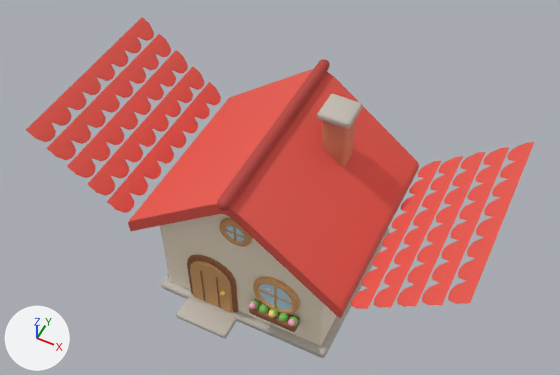
The glTF model game/assets/models/prop_house.glb, before and after one commit.
Both versions are drawn from a 50 mm camera at (3.89, -7.72, 11.7) aimed at (-0.01, 0.08, 1.95). The lights are fixed; the arrows at lower left show +X, +Y and +Z. The picture after the commit comes second. Vertices at exactly the same position are counted once.

Names of what the first picture shows: 'prop_house'.
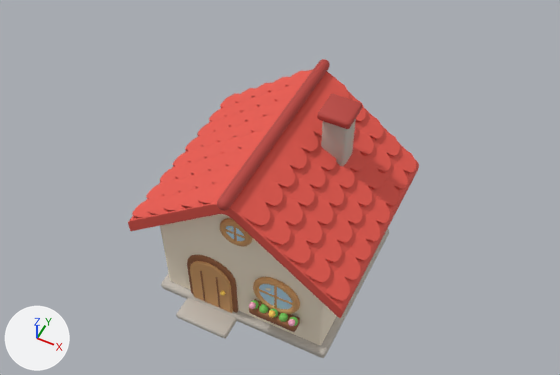
Changed parts and their boxes (x1, y1, x2, y2) in the pictures (560 x 375 px; the box of a moved part takes in the faces that stretch with it):
'prop_house', reshaped (43% narrower, 12% shorter): before (26, 17, 534, 358); after (128, 59, 419, 358)
part 1 of me_prop_house, moved or reshaped: before (107, 82, 221, 213); after (132, 94, 240, 218)
part 2 of me_prop_house, moved or reshaped: before (87, 66, 204, 196); after (148, 88, 257, 215)
part 3 of me_prop_house, moved or reshaped: before (67, 50, 188, 178); after (163, 83, 272, 211)
part 4 of me_prop_house, moved or reshaped: before (46, 34, 171, 160); after (180, 77, 290, 208)
part 5 of me_prop_house, moved or reshaped: before (26, 17, 154, 142); after (198, 71, 308, 205)
part 6 of me_prop_house, moved or reshaped: before (351, 161, 441, 309); after (325, 148, 416, 302)
part 7 of me_prop_house, moved or reshaped: before (373, 156, 463, 308); after (305, 131, 400, 283)
part 8 of me_prop_house, moved or reshaped: before (397, 152, 486, 307); after (284, 114, 383, 265)
part 9 of me_prop_house, moved or reshaped: before (422, 147, 509, 305); after (264, 97, 366, 246)
part 10 of me_prop_house, moved or reshaped: before (448, 142, 534, 304); after (242, 80, 349, 226)
part 11 of me_prop_house, recoloured (light grey to red): (317, 94, 362, 129) in both
part 12 of me_prop_house, recoloured: (321, 119, 356, 166) in both

Edits to the bpy script that builds the scene:
```text
Change me_prop_house:
    used by ob_prop_house; location = (0.0, 0.0, 0.0)
    remove me_prop_house.from_pydata(...)  # 4162 vertices, 7156 faces; spans x -3.59..3.59, y -1.93..1.8, z -0.01..3.69
    add me_prop_house.from_pydata(...)  # 4162 vertices, 7156 faces; spans x -1.9..1.9, y -1.93..1.8, z -0.01..3.69
    me_prop_house part 1: the loose piece of 147 vertices spanning x -2.27..-1.96, y -1.65..1.65, z 1.96..2.2 is multiplied about its middle by the matrix ((-3.959, 0.0, -3.802), (0.0, 1.0, 0.0), (0.0, 0.0, 1.0)), then moved by (0.41, 0.0, 0.0)
    me_prop_house part 2: the loose piece of 147 vertices spanning x -2.6..-2.29, y -1.65..1.65, z 2.22..2.46 is multiplied about its middle by the matrix ((-3.959, 0.0, -3.802), (0.0, 1.0, 0.0), (0.0, 0.0, 1.0)), then moved by (1.07, 0.0, 0.0)
    me_prop_house part 3: the loose piece of 147 vertices spanning x -2.93..-2.62, y -1.65..1.65, z 2.48..2.72 is multiplied about its middle by the matrix ((-3.959, 0.0, -3.802), (0.0, 1.0, 0.0), (0.0, 0.0, 1.0)), then moved by (1.74, 0.0, 0.0)
    me_prop_house part 4: the loose piece of 147 vertices spanning x -3.26..-2.95, y -1.65..1.65, z 2.74..2.97 is multiplied about its middle by the matrix ((-3.959, 0.0, -3.802), (0.0, 1.0, 0.0), (0.0, 0.0, 1.0)), then moved by (2.4, 0.0, 0.0)
    me_prop_house part 5: the loose piece of 147 vertices spanning x -3.59..-3.28, y -1.65..1.65, z 2.99..3.23 is multiplied about its middle by the matrix ((-3.959, 0.0, -3.802), (0.0, 1.0, 0.0), (0.0, 0.0, 1.0)), then moved by (3.06, 0.0, 0.0)
    me_prop_house part 6: the loose piece of 147 vertices spanning x 1.96..2.27, y -1.65..1.65, z 1.96..2.2 is multiplied about its middle by the matrix ((-3.959, 0.0, 3.802), (0.0, 1.0, 0.0), (0.0, 0.0, 1.0)), then moved by (-0.41, 0.0, 0.0)
    me_prop_house part 7: the loose piece of 147 vertices spanning x 2.29..2.6, y -1.65..1.65, z 2.22..2.46 is multiplied about its middle by the matrix ((-3.959, 0.0, 3.802), (0.0, 1.0, 0.0), (0.0, 0.0, 1.0)), then moved by (-1.07, 0.0, 0.0)
    me_prop_house part 8: the loose piece of 147 vertices spanning x 2.62..2.93, y -1.65..1.65, z 2.48..2.72 is multiplied about its middle by the matrix ((-3.959, 0.0, 3.802), (0.0, 1.0, 0.0), (0.0, 0.0, 1.0)), then moved by (-1.74, 0.0, 0.0)
    me_prop_house part 9: the loose piece of 147 vertices spanning x 2.95..3.26, y -1.65..1.65, z 2.74..2.97 is multiplied about its middle by the matrix ((-3.959, 0.0, 3.802), (0.0, 1.0, 0.0), (0.0, 0.0, 1.0)), then moved by (-2.4, 0.0, 0.0)
    me_prop_house part 10: the loose piece of 147 vertices spanning x 3.28..3.59, y -1.65..1.65, z 2.99..3.23 is multiplied about its middle by the matrix ((-3.959, 0.0, 3.802), (0.0, 1.0, 0.0), (0.0, 0.0, 1.0)), then moved by (-3.06, 0.0, 0.0)
    me_prop_house part 11: 108 faces spanning x 0.51..1.05, y 0.28..0.82, z 3.55..3.69 switch from mat_stone (light grey #c2bbb1) to mat_roof_dark (red #b8443d)
    me_prop_house part 12: 108 faces spanning x 0.57..0.99, y 0.34..0.76, z 2.3..3.6 switch from mat_brick (orange #d98a6a) to mat_stone (light grey #c2bbb1)
    remove me_prop_house.materials.append(mat_white)  # pale yellow #fbf3e3
    remove me_prop_house.materials.append(mat_petal_yellow)  # yellow #ffe27a
```
